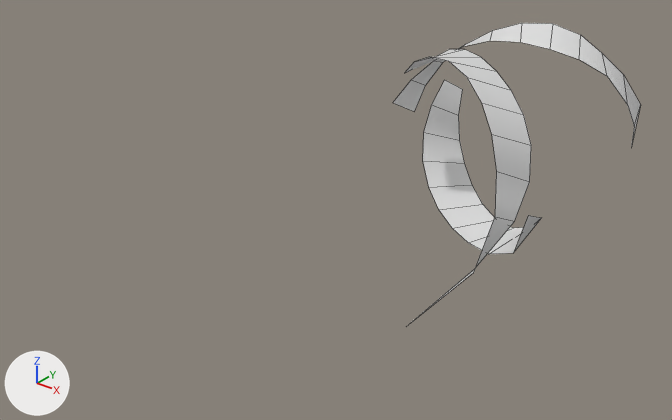
One commit to the FBX model ProjectFile/Assets/Sprites/Effect/SpecialMagic/IAIGIRI/IAIGIRI_SpiralElectro.fbx: the scene before it, then after it.
Both versions are drawn from a 50 mm lens placed at (4.01, -5.65, 3.27), pointed at (-0.3, -0.26, -0.07). The lights are fixed; the arrows at lower left show +X, +Y and +Z. Mesh edges are drawn as thin lines.

Before the edit, the objects in view are built like this:
```python
me_spiral_003 = bpy.data.meshes.new('Spiral.003')
me_spiral_003.from_pydata(...)  # 65 vertices, 31 faces; spans x -0.96..0.95, y -1.0..0.94, z -1.33..2.56
me_spiral_003.materials.append(mat_electro)  # white #e7e7e7
ob_spiral_003 = bpy.data.objects.new('Spiral.003', me_spiral_003)
ob_spiral_003.location = (0.0, 0.924, 0.0)
ob_spiral_003.rotation_euler = (-1.571, 0.0, 0.0)  # degrees (-90, 0, 0)
```
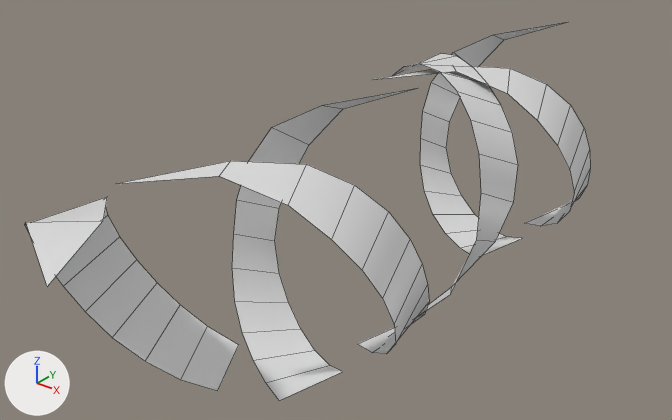
Edits to the scene script, one JSON object a line:
```json
{"op": "add", "block": "mat_bluethudner_001", "code": ["mat_bluethudner_001 = principled_material('BlueThudner.001')", "mat_bluethudner_001.base_color = (0.8, 0.8, 0.8)  # white #e7e7e7", "mat_bluethudner_001.roughness = 0.4"]}
{"block": "me_spiral_003", "where": "me_spiral_003.from_pydata(...)  # 65 vertices, 31 faces; spans x -0.96..0.95, y -1.0..0.94, z -1.33..2.56"}
{"block": "me_spiral_003", "where": "# used by ob_spiral_003; location = (0.0, 0.924, 0.0); rotation_euler = (-1.571, 0.0, 0.0), in degrees (-90, 0, 0)"}
{"block": "me_spiral_003", "change": "me_spiral_003 part 1: the loose piece of 21 vertices spanning x -0.96..0.95, y -0.28..0.94, z -0.23..1.81 is copied, and the copy is moved by (0.0, 0.0, 2.73); it spans x -0.96..0.95, y -0.28..0.94, z 2.49..4.54"}
{"block": "me_spiral_003", "change": "me_spiral_003 part 2: the loose piece of 23 vertices spanning x -0.95..0.95, y -0.97..0.45, z 0.42..2.56 is copied, and the copy is moved by (0.0, 0.0, 2.73), in mat_bluethudner_001 (white #e7e7e7); it spans x -0.95..0.95, y -0.97..0.45, z 3.15..5.29"}
{"block": "me_spiral_003", "change": "me_spiral_003 part 3: the loose piece of 21 vertices spanning x -0.66..0.95, y -1.0..0.8, z -1.33..0.72 is copied, and the copy is turned 130 degrees about the z axis through its middle, then moved by (-0.16, 0.28, 2.73), in mat_bluethudner_001 (white #e7e7e7); it spans x -0.95..0.94, y -0.11..0.95, z 1.4..3.44"}
{"op": "add", "block": "me_spiral_003", "code": "me_spiral_003.materials.append(mat_bluethudner_001)  # white #e7e7e7"}
{"op": "set", "path": "ob_spiral_003.location", "old": "(0.0, 0.924, 0.0)", "new": "(0.0, -2.076, 0.0)"}
{"op": "set", "path": "ob_spiral_003.rotation_euler", "old": "(-1.571, 0.0, 0.0)", "new": "(-1.571, -2.182, 0.0)", "note": "degrees (-90, 0, 0) -> degrees (-90, -125, 0)"}
```

Pixel boxes (x1, y1, x2, y2) of what changed, in the pictures (672 x 420 px):
```json
{"object": "Spiral.003", "change": "reshaped, moved, turned", "before": [393, 23, 641, 326], "after": [25, 22, 590, 400]}
{"part": 1, "of": "me_spiral_003", "change": "added", "after": [374, 66, 590, 226]}
{"part": 2, "of": "me_spiral_003", "change": "added", "after": [420, 22, 565, 255]}
{"part": 3, "of": "me_spiral_003", "change": "added", "after": [394, 53, 518, 313]}
```
